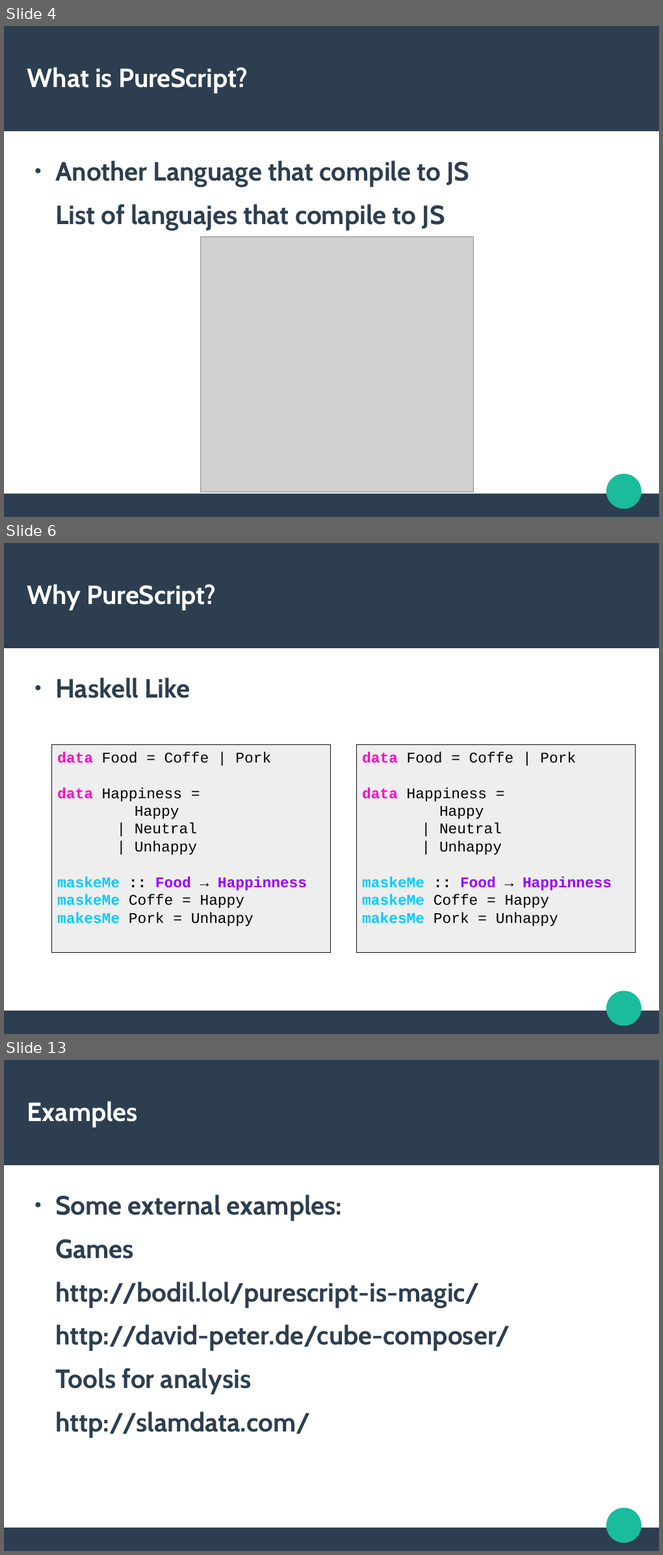
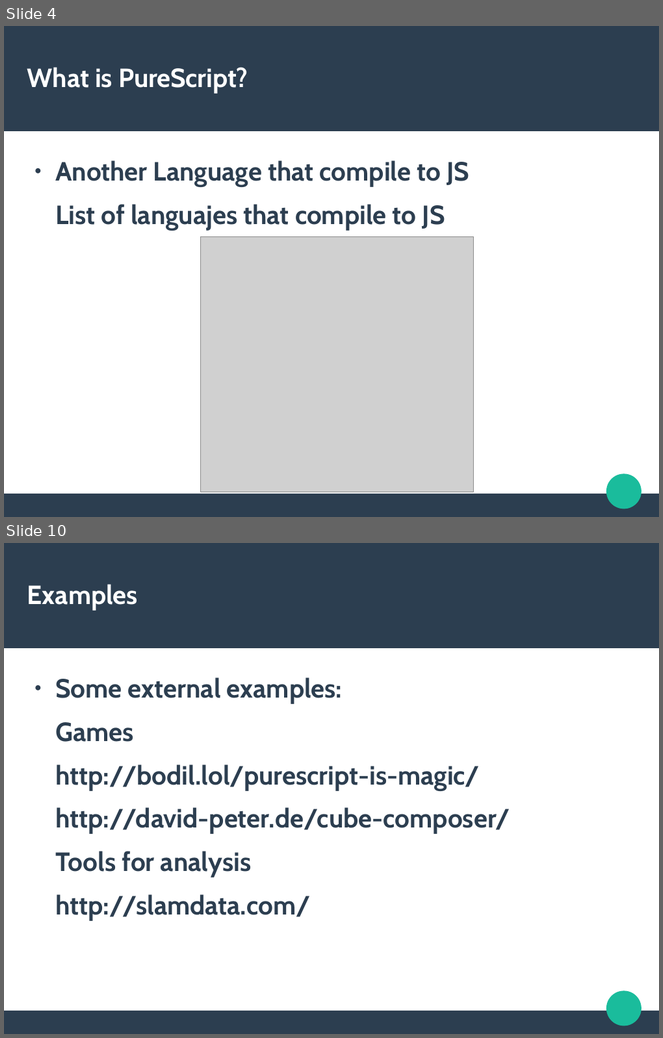
Before and after one commit to CristhianMotoche/ExPS, a slide deck: Presentation.odp. Shown one above the other, each under a label of ours: slides 4, 6 and 13 before the commit, slides 4 and 10 after it; the slides between them are not shown. The pictures are 663x1555 and 663x1038 pixels, drawn with LibreOffice and Linux fonts; fonts in the diff are those of the drawing; grey boxes stand for pictures. Boxes give left, top, right and bottom in pixels: in the first picture for what was removed or moved away, otherwise in the second. Text is boxed around its words. In the diff, an @@ line names an element or a change of style, - is before the commit and + after.

```diff
--- a/Presentation.odp
+++ b/Presentation.odp
@@ slide 6 removed at (4,543,659,1034), background #FFFFFF; not listed: 3 template elements that a slide beside it also shows @@
@@ title removed at (27,584,217,610) @@
-Why PureScript?
@@ text removed at (55,678,191,698) @@
-● Haskell Like
@@ rectangle removed at (51,745,331,953) @@
-data Food = Coffe | Pork
-data Happiness =
-Happy
-| Neutral
-| Unhappy
-maskeMe :: Food → Happinness
-maskeMe Coffe = Happy
-makesMe Pork = Unhappy
@@ rectangle removed at (356,745,636,953) @@
-data Food = Coffe | Pork
-data Happiness =
-Happy
-| Neutral
-| Unhappy
-maskeMe :: Food → Happinness
-maskeMe Coffe = Happy
-makesMe Pork = Unhappy
@@ what was slide 13 is now slide 10 @@
```
Also in this commit, not shown: 4 slides changed, 2 slides added, 4 other slides removed, 5 other files.
